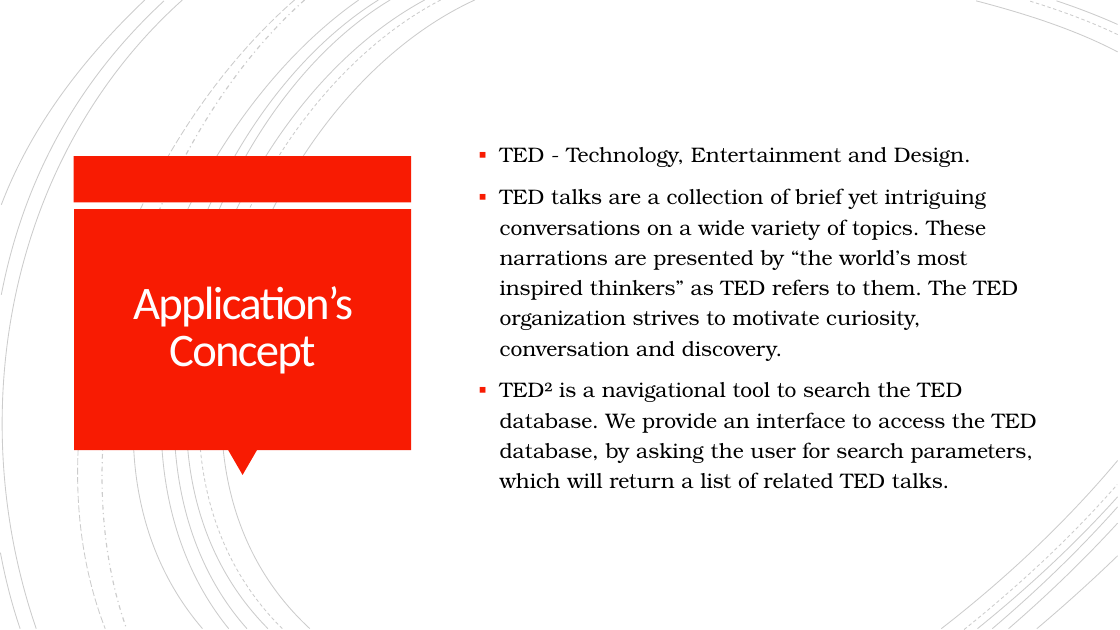
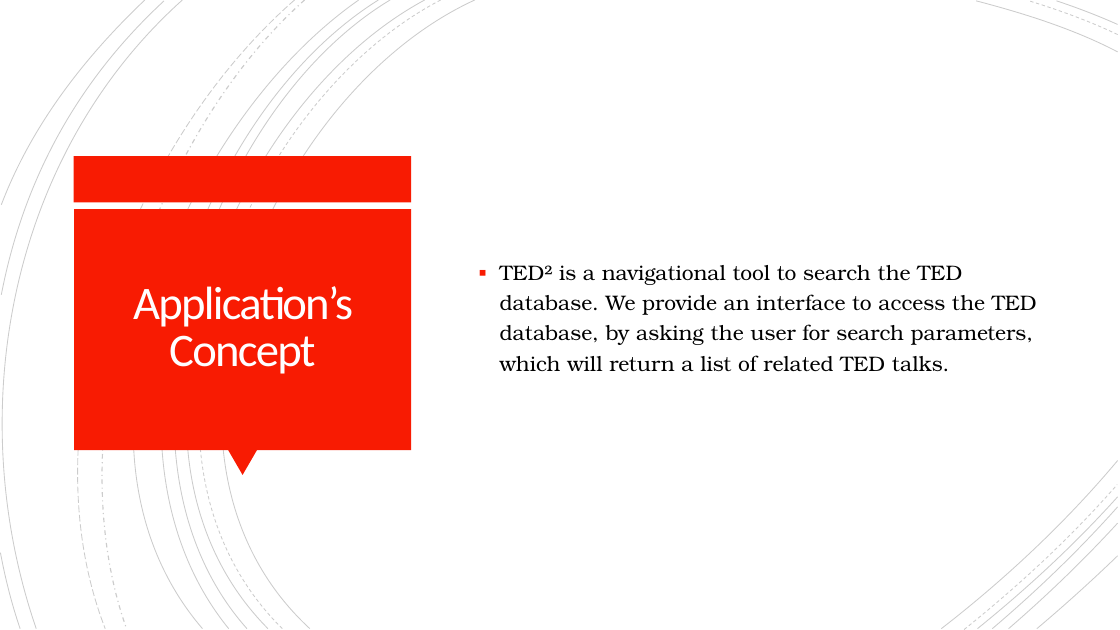
Before and after one commit to TED-2/TED-, a slide deck: slide 4 of Presentation/TED².pptx. Drawn at 1120x630 pixels with LibreOffice and Linux fonts; fonts in the diff are those of the drawing. Boxes give left, top, right and bottom in pixels: in the first picture for what was removed or moved away, otherwise in the second. Text is boxed around its words. In the diff, an @@ line names an element or a change of style, - is before the commit and + after.

Commit message:
removal of info on presentation

```diff
--- a/Presentation/TED².pptx
+++ b/Presentation/TED².pptx
@@ text at [500,147,1018,361]: paragraphs removed @@
-▪ TED - Technology, Entertainment and Design.
-▪ TED talks are a collection of brief yet intriguing conversations on a wide variety of topics. These narrations are presented by “the world’s most inspired thinkers” as TED refers to them. The TED organization strives to motivate curiosity, conversation and discovery.
```
